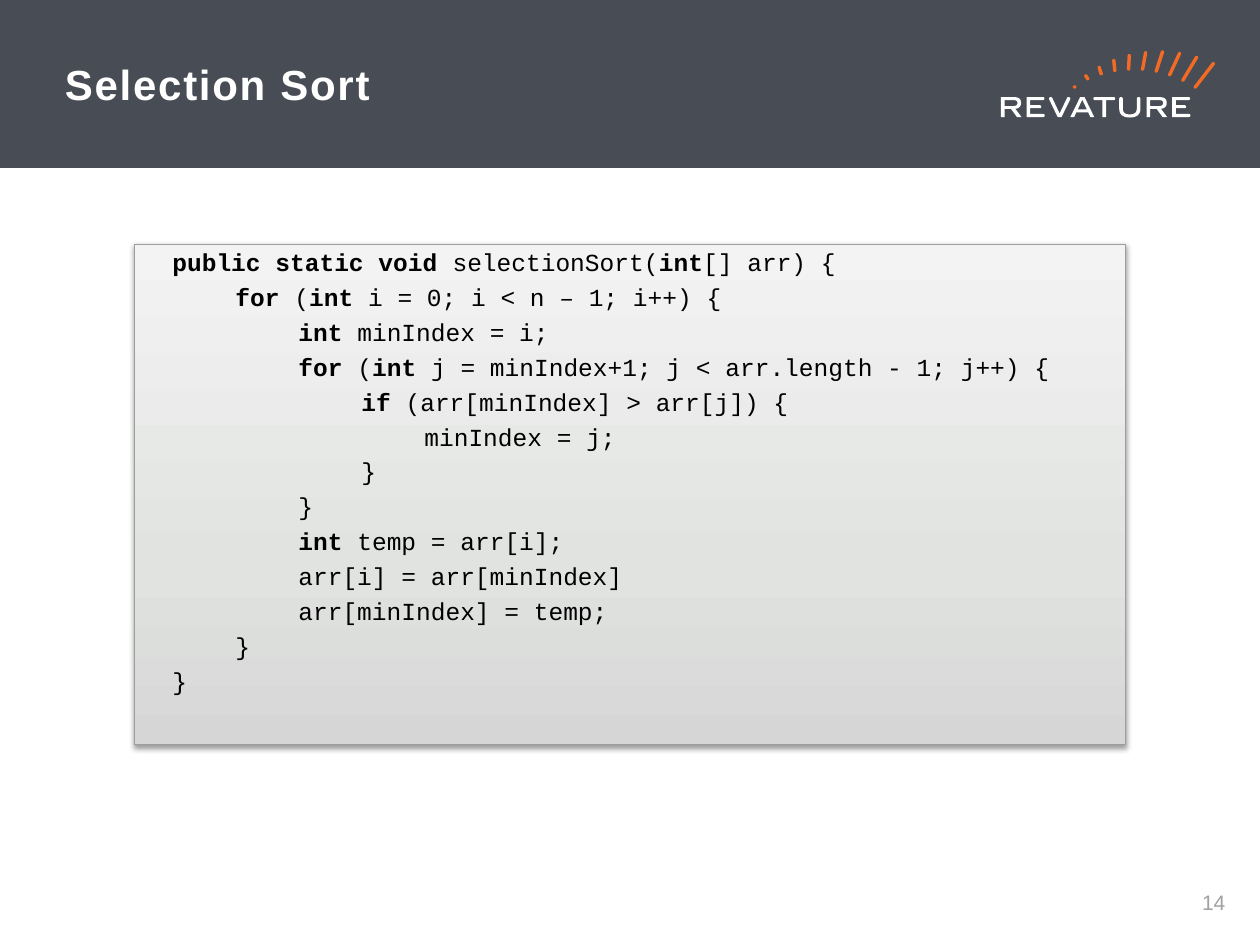
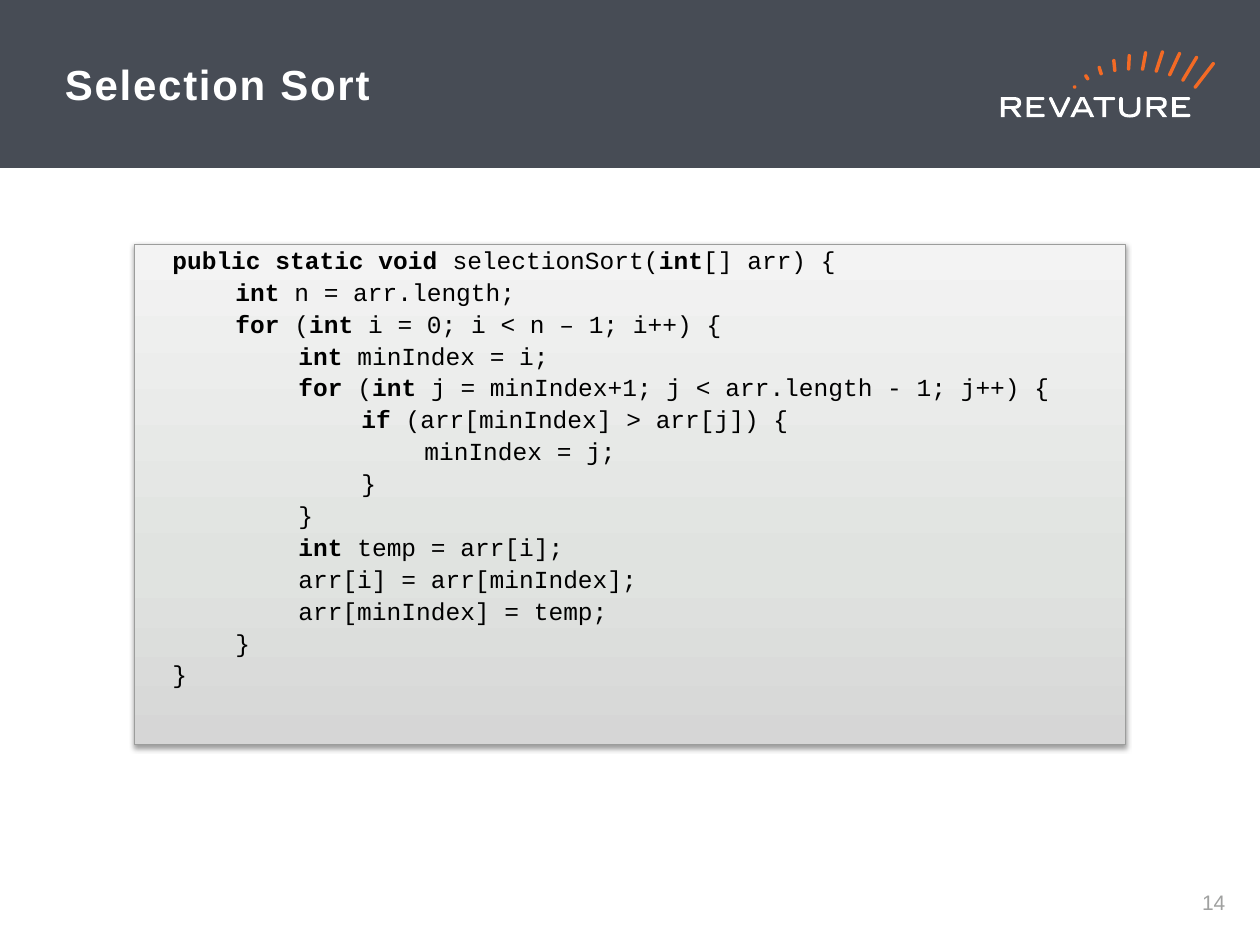
Before and after one commit to jhigherevature/8302021_RAP, a slide deck: slide 15 of powerpoints/Day_10.pptx. Drawn at 1260x945 pixels with LibreOffice and Linux fonts; fonts in the diff are those of the drawing. Boxes give left, top, right and bottom in pixels: in the first picture for what was removed or moved away, otherwise in the second. Text is boxed around its words. In the diff, an @@ line names an element or a change of style, - is before the commit and + after.

```diff
--- a/powerpoints/Day_10.pptx
+++ b/powerpoints/Day_10.pptx
@@ text in rectangle at <box>172,251,1020,625</box>: line spacing 0.9 to 0.8 @@
@@ text in rectangle at <box>235,283,515,306</box>: paragraph added @@
+  int n = arr.length;
@@ text in rectangle at <box>298,570,637,593</box>: text changed @@
-  arr[i] = arr[minIndex]
+  arr[i] = arr[minIndex];
```
Also in this commit, not shown: 8 other files.
